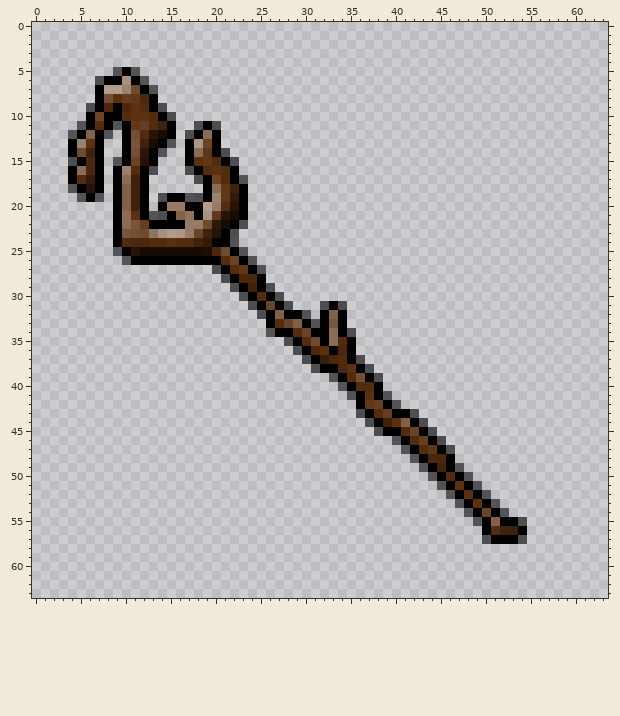
Two versions of one pixel-art sprite, icon/CC0/stave/individual/LordNeo/64x64/staff_01.png. Above: the version before the commit.
The file is 64x64 pixels. Colours within 5 levels of each other are drawn and written as one.
The result:
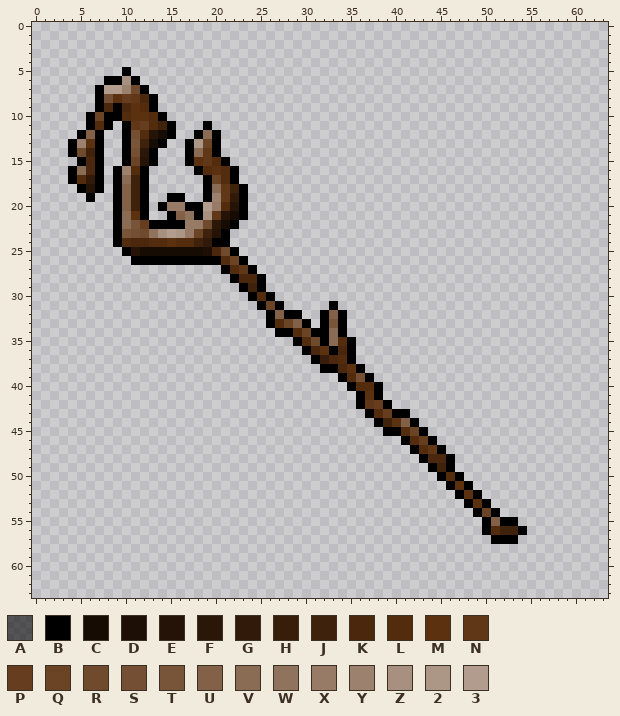
Palette (. is transparent): A #00000096  B #000000  C #170c04  D #1d0f05  E #241306  F #2b1707  G #311a09  H #381e0a  J #3f220b  K #4a270d  L #532c0e  M #5c3110  N #603717  P #663d1e  Q #6b4426  R #704a2d  S #744f33  T #785539  U #826148  V #8a6b53  W #90735d  X #977b66  Y #9c826e  Z #a7907f  2 #ac9685  3 #b19c8d
Diff:
y 5: x 9 A -> .; x 11 A -> .
y 6: x 7 A -> .; x 12 A -> .
y 7: x 13 A -> .
y 9: x 6 A -> .; x 14 A -> .
y 10: x 15 A -> .
y 11: x 5 A -> .; x 9 A -> .; x 18 A -> .; x 20 A -> .
y 12: x 4 A -> .; x 8 A -> .; x 17 A -> .
y 13: x 15 A -> .
y 14: x 14 A -> .; x 21 A -> .
y 15: x 4 A -> .; x 9 A -> .; x 22 A -> .
y 16: x 13 A -> .; x 17 A -> .
y 17: x 18 A -> .; x 23 A -> .
y 18: x 4 A -> .
y 19: x 5 A -> .; x 7 A -> .; x 14 A -> .; x 17..18 AA -> ..
y 21: x 13..14 AA -> ..
y 22: x 23 A -> .
y 23..24: x 22 A -> .
y 25: x 9 A -> .; x 23 A -> .
y 26: x 10 A -> .; x 24 A -> .
y 27: x 20 A -> .; x 25 A -> .
y 28: x 21 A -> .
y 29: x 22 A -> .; x 26 A -> .
y 30: x 23 A -> .; x 27 A -> .
y 31: x 24 A -> .; x 28 A -> .; x 32 A -> .; x 34 A -> .
y 32: x 25 A -> .; x 30 A -> .
y 33: x 31 A -> .
y 34: x 26 A -> .; x 35 A -> .
y 35: x 28 A -> .
y 36: x 29 A -> .
y 37: x 30 A -> .; x 36 A -> .
y 38: x 31 A -> .; x 37 A -> .
y 39: x 33 A -> .; x 38 A -> .
y 40: x 34 A -> .
y 41: x 35 A -> .; x 39 A -> .
y 42: x 40 A -> .
y 43: x 36 A -> .; x 42 A -> .
y 44: x 37 A -> .; x 43 A -> .
y 45: x 38 A -> .; x 44 A -> .
y 46: x 40 A -> .; x 45 A -> .
y 47: x 41 A -> .; x 46 A -> .
y 48: x 42 A -> .
y 49: x 43 A -> .; x 47 A -> .
y 50: x 44 A -> .; x 48 A -> .
y 51: x 45 A -> .; x 49 A -> .
y 52: x 46 A -> .; x 50 A -> .
y 53: x 47 A -> .; x 51 A -> .
y 54: x 48 A -> .; x 52 A -> .
y 55: x 49 A -> .; x 54 A -> .
y 57: x 50 A -> .; x 54 A -> .
Pixel boxes of the changes (left, top, right, bottom) in both pictures:
erased: (68, 67, 527, 544)
